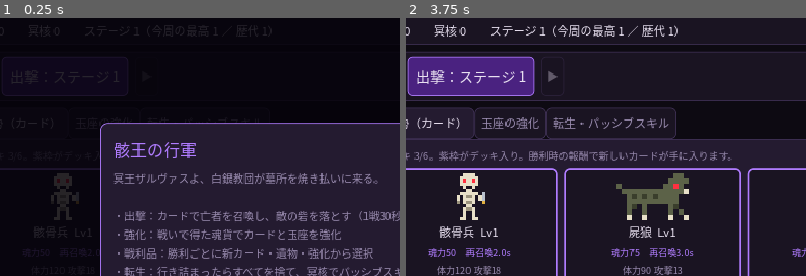
Above: before the commit, frames 1-2 (left to right).
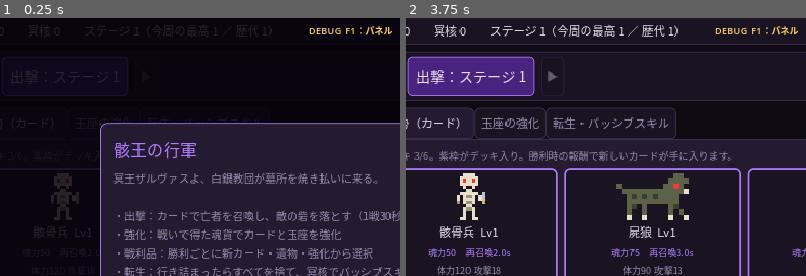
Above: after the commit, the same moments.

Repository: yukito1226/overload-td
Game: Godot game, scene res://scenes/main.tscn
The game is run twice, just before and just after one commit, with the same random seed, the same clock (stepped at 60 frames per second) and the same inputs.
Inputs:
- Up to frame 1 (0.25 s): no input
- Up to frame 2 (3.75 s): click "出撃：ステージ 1" at 0.5 s; click "外す" at 1.25 s; click "外す" at 2 s; click "外す" at 2.75 s; click "始める" at 3.5 s
The pictures show only the part of the screen within x 6-56%, y 9-59%; the shares and areas given below are measured in that part.

The runs differ from the first frame. In frame 1, 0.3% of the frame differs, in the area x 77-98%, y 3-7%; in frame 2, 0.3%.

Commit message:
Add one-click launcher and in-game debug tools
run_game.bat finds a Godot 4 install (tools folder, Downloads, PATH,
Program Files, scoop, Steam), remembers it, prefers the console build so
logs show, and can jump straight into a stage or open the editor.
run_game.sh does the same on macOS/Linux.

Debug mode (--debug, --stage=N, or running from the editor) uses a
separate save and adds an F1 panel for granting resources, unlocking
cards and passives, jumping to any stage, and forcing battle outcomes.

Co-Authored-By: Claude Opus 5.5 <noreply@anthropic.com>
Claude-Session: https://claude.ai/code/session_01FAt3nCMnoRVNknXjkngmwX

Diff:
--- /dev/null
+++ b/scripts/debug_panel.gd
@@ -0,0 +1,110 @@
+extends CanvasLayer
+## デバッグパネル（F1で開閉）。--debug 起動時かエディタ実行時だけ有効。
+## 通常とは別のセーブ（user://necrothrone_save_debug.json）を使うので、遊びのデータは壊れない。
+
+var main
+var panel: PanelContainer
+var stage_spin: SpinBox
+
+func _ready() -> void:
+	layer = 15
+	var tag := G.label("DEBUG  F1：パネル", 11, Color("#ffd060"))
+	tag.position = Vector2(480 - 55, 62)
+	add_child(tag)
+
+	panel = PanelContainer.new()
+	panel.theme = main.theme
+	panel.add_theme_stylebox_override("panel", G.sb(Color(0.05, 0.03, 0.08, 0.95), Color("#ffd060"), 6, 1, 8))
+	panel.position = Vector2(960 - 430, 70)
+	panel.visible = false
+	add_child(panel)
+	var v := VBoxContainer.new()
+	v.add_theme_constant_override("separation", 4)
+	panel.add_child(v)
+	v.add_child(G.label("デバッグ", 15, Color("#ffd060")))
+
+	var g := _section(v, "― 資源・進行 ―")
+	_btn(g, "魂貨 +10000", func(): G.S["souls"] += 10000)
+	_btn(g, "冥核 +50", func(): G.S["core"] += 50)
+	_btn(g, "全カード入手", _all_cards)
+	_btn(g, "全カード Lv+5", func():
+		for k in G.S["cards"]:
+			G.S["cards"][k] += 5)
+	_btn(g, "パッシブを全て最大に", func():
+		for k in Data.PASSIVES:
+			G.S["talents"][k] = int(Data.PASSIVES[k]["max"]))
+	_btn(g, "パッシブを全てリセット", func(): G.S["talents"] = {})
+
+	v.add_child(G.label("― ステージ ―", 11, G.C_DIM))
+	var h := HBoxContainer.new()
+	v.add_child(h)
+	stage_spin = SpinBox.new()
+	stage_spin.min_value = 1
+	stage_spin.max_value = 200
+	stage_spin.value = G.S["stage"]
+	stage_spin.custom_minimum_size.x = 90
+	h.add_child(stage_spin)
+	var go := G.button("で出撃", _go_stage)
+	go.size_flags_horizontal = Control.SIZE_EXPAND_FILL
+	h.add_child(go)
+
+	g = _section(v, "― バトル中 ―")
+	_btn(g, "即勝利", func(): _battle(func(b): b.ebase["hp"] = 0))
+	_btn(g, "即敗北", func(): _battle(func(b): b.castle["hp"] = 0))
+	_btn(g, "魂力を満タン", func(): _battle(func(b): b.mana = G.max_mana()))
+	_btn(g, "再召喚の待ち時間を0に", func(): _battle(func(b):
+		for id in b.cds:
+			b.cds[id] = 0.0))
+	_btn(g, "冥王の裁きをチャージ", func(): _battle(func(b): b.spell = b.spell_max))
+	_btn(g, "速度 ×4", func(): _battle(func(b): b.speed = 4))
+
+	g = _section(v, "― その他 ―")
+	_btn(g, "デバッグ用セーブを初期化", func(): G.wipe(); G.S["intro"] = true)
+
+func _section(v: VBoxContainer, title: String) -> GridContainer:
+	v.add_child(G.label(title, 11, G.C_DIM))
+	var g := GridContainer.new()
+	g.columns = 2
+	g.add_theme_constant_override("h_separation", 4)
+	g.add_theme_constant_override("v_separation", 4)
+	v.add_child(g)
+	return g
+
+func _btn(parent: Control, text: String, cb: Callable) -> void:
+	var b := G.button(text, func():
+		cb.call()
+		G.save_game()
+		_refresh())
+	b.add_theme_font_size_override("font_size", 12)
+	b.custom_minimum_size.x = 196
+	parent.add_child(b)
+
+func _refresh() -> void:
+	if main.hub.visible:
+		main.hub.refresh()
+
+func _battle(cb: Callable) -> void:
+	if main.battle and not main.battle.over:
+		cb.call(main.battle)
+
+func _all_cards() -> void:
+	for k in Data.CARDS:
+		if not G.S["cards"].has(k):
+			G.S["cards"][k] = 1
+
+func _go_stage() -> void:
+	var s := int(stage_spin.value)
+	G.S["max_stage"] = max(G.S["max_stage"], s)
+	G.S["stage"] = s
+	G.save_game()
+	panel.visible = false
+	main.close_modal()
+	if main.battle:
+		main.back_to_hub()
+	main.start_battle(s)
+
+func _unhandled_input(e: InputEvent) -> void:
+	if e is InputEventKey and e.pressed and not e.echo and e.keycode == KEY_F1:
+		panel.visible = not panel.visible
+		stage_spin.value = G.S["stage"]
+		get_viewport().set_input_as_handled()
--- a/scripts/game.gd
+++ b/scripts/game.gd
@@ -1,7 +1,16 @@
 extends Node
 ## 進行状況（セーブ）と各種計算式
 
-const SAVE_PATH := "user://necrothrone_save.json"
+const SAVE_PATH_NORMAL := "user://necrothrone_save.json"
+const SAVE_PATH_DEBUG := "user://necrothrone_save_debug.json"
+
+## 起動オプション（`godot --path . -- --debug --stage=10` のように -- の後ろに書く）
+##   --debug     デバッグパネル（F1）を有効化し、通常とは別のセーブを使う
+##   --stage=N   起動したらすぐステージNのバトルを始める（--debug も自動で有効）
+##   --fresh     デバッグ用セーブを初期化して始める
+var debug := false
+var boot_stage := 0
+var SAVE_PATH := SAVE_PATH_NORMAL
 
 const C_BG := Color("#0d0a12")
 const C_PANEL := Color("#1a1422")
@@ -20,7 +29,23 @@
 	var f := SystemFont.new()
 	f.font_names = PackedStringArray(["Yu Gothic UI", "Yu Gothic", "Meiryo", "Hiragino Sans", "Hiragino Kaku Gothic ProN", "Noto Sans CJK JP", "Noto Sans JP", "sans-serif"])
 	font = f
+	_parse_args()
+	if debug and "--fresh" in OS.get_cmdline_user_args() and FileAccess.file_exists(SAVE_PATH):
+		DirAccess.remove_absolute(ProjectSettings.globalize_path(SAVE_PATH))
 	load_game()
+
+func _parse_args() -> void:
+	for a in OS.get_cmdline_user_args():
+		if a == "--debug":
+			debug = true
+		elif a.begins_with("--stage="):
+			boot_stage = max(1, int(a.get_slice("=", 1)))
+			debug = true
+	# エディタから実行したとき（エクスポート版でないとき）もデバッグパネルを使える
+	if OS.has_feature("editor"):
+		debug = true
+	if debug:
+		SAVE_PATH = SAVE_PATH_DEBUG
 
 # ---------------- セーブ ----------------
 func fresh_run(s: Dictionary) -> void:
--- a/scripts/main.gd
+++ b/scripts/main.gd
@@ -25,6 +25,17 @@
 	add_child(modal_layer)
 
 	hub.refresh()
+	if G.debug:
+		var dbg := preload("res://scripts/debug_panel.gd").new()
+		dbg.main = self
+		add_child(dbg)
+	if G.boot_stage > 0:
+		# デバッグ起動：説明を飛ばしてすぐ指定ステージへ
+		G.S["intro"] = true
+		G.S["max_stage"] = max(G.S["max_stage"], G.boot_stage)
+		G.S["stage"] = G.boot_stage
+		start_battle.call_deferred(G.boot_stage)
+		return
 	if not G.S.get("intro", false):
 		G.S["intro"] = true
 		G.save_game()
Not shown, added: run_game.bat
Not shown, added: run_game.sh
